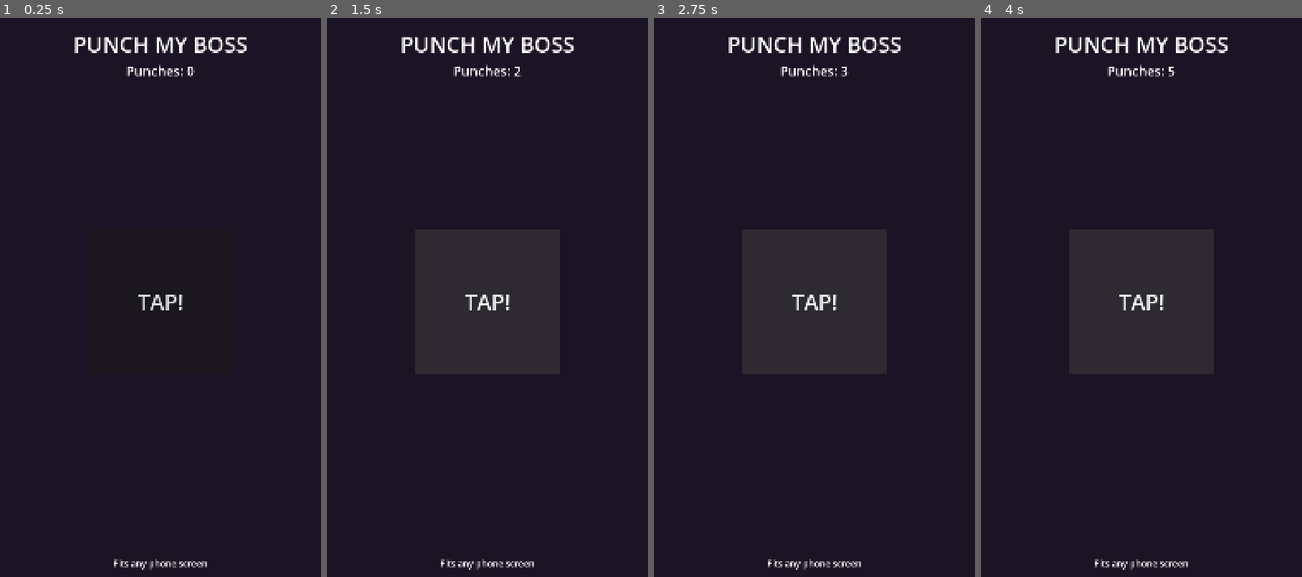
Above: before the commit, frames 1-4 (left to right).
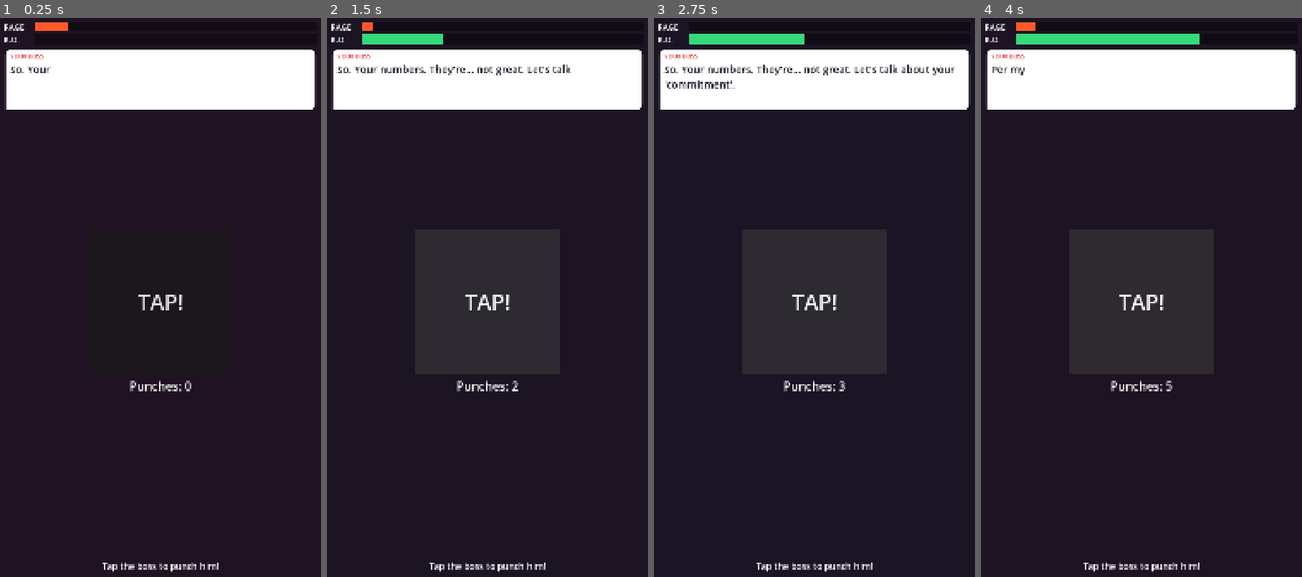
Above: after the commit, the same moments.

Repository: StaraxcreamTM/punch-my-boss-jun-14-2026
Game: Godot game, scene res://scenes/main.tscn
The game is run twice, just before and just after one commit, with the same random seed, the same clock (stepped at 60 frames per second) and the same inputs.
Inputs:
- Up to frame 1 (0.25 s): no input
- Up to frame 2 (1.5 s): click "TAP!" at 0.5 s; click "TAP!" at 1.25 s
- Up to frame 3 (2.75 s): click "TAP!" at 2 s
- Up to frame 4 (4 s): tap Enter at 2.75 s; tap Space at 3.5 s

The runs differ from the first frame. In frame 1, 12% of the frame differs, in the area x 1-99%, y 0-100%; in frame 2, 12%; in frame 3, 12%; in frame 4, 13%.

Commit message:
v0.2: add RAGE/K.O. meters, boss taunt dialogue (typewriter), procedural punch/KO sounds

Diff:
--- a/game/scenes/main.tscn
+++ b/game/scenes/main.tscn
@@ -1,6 +1,18 @@
-[gd_scene load_steps=2 format=3 uid="uid://cpmb0startscene1"]
+[gd_scene load_steps=3 format=3 uid="uid://cpmb0startscene1"]
 
 [ext_resource type="Script" path="res://scripts/main.gd" id="1_main"]
+
+[sub_resource type="StyleBoxFlat" id="bubble"]
+bg_color = Color(1, 1, 1, 1)
+border_width_left = 5
+border_width_top = 5
+border_width_right = 5
+border_width_bottom = 5
+border_color = Color(0.101961, 0.078431, 0.141176, 1)
+corner_radius_top_left = 18
+corner_radius_top_right = 18
+corner_radius_bottom_right = 18
+corner_radius_bottom_left = 4
 
 [node name="Main" type="Control"]
 layout_mode = 3
@@ -28,27 +40,96 @@
 grow_horizontal = 2
 grow_vertical = 2
 
-[node name="Title" type="Label" parent="Safe"]
+[node name="RageLabel" type="Label" parent="Safe"]
+layout_mode = 1
+offset_left = 16.0
+offset_top = 22.0
+offset_right = 110.0
+offset_bottom = 56.0
+theme_override_font_sizes/font_size = 26
+text = "RAGE"
+vertical_alignment = 1
+
+[node name="RageTrack" type="ColorRect" parent="Safe"]
 layout_mode = 1
 anchor_right = 1.0
-offset_top = 48.0
-offset_bottom = 140.0
+offset_left = 118.0
+offset_top = 24.0
+offset_right = -16.0
+offset_bottom = 54.0
 grow_horizontal = 2
-theme_override_font_sizes/font_size = 72
-text = "PUNCH MY BOSS"
-horizontal_alignment = 1
+color = Color(0, 0, 0, 0.4)
+
+[node name="RageFill" type="ColorRect" parent="Safe/RageTrack"]
+layout_mode = 1
+anchors_preset = 15
+anchor_right = 1.0
+anchor_bottom = 1.0
+grow_vertical = 2
+color = Color(1, 0.35, 0.16, 1)
+
+[node name="KoLabel" type="Label" parent="Safe"]
+layout_mode = 1
+offset_left = 16.0
+offset_top = 64.0
+offset_right = 110.0
+offset_bottom = 98.0
+theme_override_font_sizes/font_size = 26
+text = "K.O."
 vertical_alignment = 1
 
-[node name="Counter" type="Label" parent="Safe"]
+[node name="KoTrack" type="ColorRect" parent="Safe"]
 layout_mode = 1
 anchor_right = 1.0
-offset_top = 156.0
-offset_bottom = 214.0
+offset_left = 118.0
+offset_top = 66.0
+offset_right = -16.0
+offset_bottom = 96.0
 grow_horizontal = 2
-theme_override_font_sizes/font_size = 44
-text = "Punches: 0"
-horizontal_alignment = 1
-vertical_alignment = 1
+color = Color(0, 0, 0, 0.4)
+
+[node name="KoFill" type="ColorRect" parent="Safe/KoTrack"]
+layout_mode = 1
+anchors_preset = 15
+anchor_right = 1.0
+anchor_bottom = 1.0
+grow_vertical = 2
+color = Color(0.21, 0.85, 0.48, 1)
+
+[node name="Bubble" type="Panel" parent="Safe"]
+layout_mode = 1
+anchor_right = 1.0
+offset_left = 16.0
+offset_top = 112.0
+offset_right = -16.0
+offset_bottom = 320.0
+grow_horizontal = 2
+theme_override_styles/panel = SubResource("bubble")
+
+[node name="Who" type="Label" parent="Safe/Bubble"]
+layout_mode = 1
+offset_left = 20.0
+offset_top = 12.0
+offset_right = 320.0
+offset_bottom = 40.0
+theme_override_colors/font_color = Color(0.886, 0.231, 0.231, 1)
+theme_override_font_sizes/font_size = 20
+text = "YOUR BOSS"
+
+[node name="BossLine" type="Label" parent="Safe/Bubble"]
+layout_mode = 1
+anchor_right = 1.0
+anchor_bottom = 1.0
+offset_left = 20.0
+offset_top = 46.0
+offset_right = -20.0
+offset_bottom = -16.0
+grow_horizontal = 2
+grow_vertical = 2
+theme_override_colors/font_color = Color(0.101961, 0.078431, 0.141176, 1)
+theme_override_font_sizes/font_size = 34
+text = "…"
+autowrap_mode = 2
 
 [node name="Boss" type="Button" parent="Safe"]
 layout_mode = 1
@@ -65,15 +146,51 @@
 theme_override_font_sizes/font_size = 72
 text = "TAP!"
 
+[node name="Counter" type="Label" parent="Safe"]
+layout_mode = 1
+anchor_left = 0.5
+anchor_top = 0.5
+anchor_right = 0.5
+anchor_bottom = 0.5
+offset_left = -300.0
+offset_top = 252.0
+offset_right = 300.0
+offset_bottom = 312.0
+grow_horizontal = 2
+theme_override_font_sizes/font_size = 40
+text = "Punches: 0"
+horizontal_alignment = 1
+vertical_alignment = 1
+
+[node name="KoBanner" type="Label" parent="Safe"]
+modulate = Color(1, 1, 1, 0)
+layout_mode = 1
+anchor_left = 0.5
+anchor_top = 0.5
+anchor_right = 0.5
+anchor_bottom = 0.5
+offset_left = -400.0
+offset_top = -120.0
+offset_right = 400.0
+offset_bottom = 120.0
+grow_horizontal = 2
+grow_vertical = 2
+theme_override_colors/font_color = Color(1, 0.882, 0.302, 1)
+theme_override_font_sizes/font_size = 130
+text = "K.O.!"
+horizontal_alignment = 1
+vertical_alignment = 1
+
 [node name="Hint" type="Label" parent="Safe"]
 layout_mode = 1
 anchor_top = 1.0
 anchor_right = 1.0
 anchor_bottom = 1.0
-offset_top = -120.0
-offset_bottom = -48.0
+offset_top = -110.0
+offset_bottom = -40.0
 grow_horizontal = 2
+grow_vertical = 0
 theme_override_font_sizes/font_size = 30
-text = "Fits any phone screen"
+text = "Tap the boss to punch him!"
 horizontal_alignment = 1
 vertical_alignment = 1
--- a/game/scripts/main.gd
+++ b/game/scripts/main.gd
@@ -1,38 +1,145 @@
 extends Control
 
-# Punch My Boss — starter gameplay screen.
-# Sized to fit any Android phone: content scales with the screen (see project.godot
-# stretch settings) and the UI is kept inside the device "safe area" so nothing
-# hides under a notch or camera cutout.
+# Punch My Boss — v0.2 gameplay slice.
+# Ports three things from the HTML prototype:
+#   * meters   — RAGE (yours) and K.O. (the boss's)
+#   * dialogue — the boss's taunt lines, typed out in a speech bubble
+#   * sound    — procedurally generated punch + K.O. effects (no audio files)
+# Everything stays sized for any phone (see project.godot + _apply_safe_area).
 
-@onready var safe: Control = $Safe
+# --- the boss's real lines, lifted from the prototype ---
+const OPENERS := [
+	"Hey, yeah... I'm gonna need those reports. And your whole weekend. Mmkay?",
+	"So. Your numbers. They're... not great. Let's talk about your 'commitment'.",
+	"Quick one — I'm taking credit for your project in the board meeting. Cool? Cool.",
+]
+const TAUNTS := [
+	"Mmyeah, I'm gonna have to disagree with you there, champ.",
+	"Let's put a pin in your 'feelings' and circle back never.",
+	"I don't hear a team player. I hear excuses.",
+	"Have you tried just... working harder? For free?",
+	"That's a 'you' problem. Take it to HR. Oh wait, I'm HR.",
+	"Per my last email — which you clearly ignored.",
+	"We're a FAMILY here. And you're the disappointing one.",
+]
+
+@onready var rage_fill: ColorRect = $Safe/RageTrack/RageFill
+@onready var ko_fill: ColorRect = $Safe/KoTrack/KoFill
+@onready var boss_line: Label = $Safe/Bubble/BossLine
 @onready var boss: Button = $Safe/Boss
 @onready var counter: Label = $Safe/Counter
+@onready var ko_banner: Label = $Safe/KoBanner
+@onready var safe: Control = $Safe
+@onready var background: ColorRect = $Background
 
+var rage: float = 0.0
+var ko: float = 0.0
 var punches: int = 0
+
+# typewriter state
+var _type_full: String = ""
+var _type_shown: float = 0.0
+const TYPE_CPS: float = 34.0
+
+var _punch_player: AudioStreamPlayer
+var _ko_player: AudioStreamPlayer
 
 func _ready() -> void:
 	boss.resized.connect(_center_pivot)
 	_center_pivot()
-	boss.pressed.connect(_on_boss_pressed)
+	boss.pressed.connect(_on_punch)
 	_apply_safe_area()
 	get_viewport().size_changed.connect(_apply_safe_area)
 
+	# Procedural sound effects (built in code, no files needed).
+	_punch_player = AudioStreamPlayer.new()
+	_punch_player.stream = _make_punch()
+	add_child(_punch_player)
+	_ko_player = AudioStreamPlayer.new()
+	_ko_player.stream = _make_ko()
+	add_child(_ko_player)
+
+	ko_banner.modulate.a = 0.0
+	_set_rage(12.0)
+	_set_ko(0.0)
+	_say(OPENERS[randi() % OPENERS.size()])
+
+	# The boss keeps taunting you on a timer, which stokes your RAGE.
+	var taunt_timer := Timer.new()
+	taunt_timer.wait_time = 3.8
+	add_child(taunt_timer)
+	taunt_timer.timeout.connect(_next_taunt)
+	taunt_timer.start()
+
+func _process(delta: float) -> void:
+	# Typewriter reveal of the current boss line.
+	var total := float(_type_full.length())
+	if _type_shown < total:
+		_type_shown = min(total, _type_shown + TYPE_CPS * delta)
+		boss_line.text = _type_full.substr(0, int(_type_shown))
+
+func _say(text: String) -> void:
+	_type_full = text
+	_type_shown = 0.0
+	boss_line.text = ""
+
+func _next_taunt() -> void:
+	_say(TAUNTS[randi() % TAUNTS.size()])
+	_set_rage(rage + float(randi_range(6, 22)))
+
+func _on_punch() -> void:
+	punches += 1
+	counter.text = "Punches: %d" % punches
+	_punch_player.pitch_scale = randf_range(0.9, 1.15)
+	_punch_player.play()
+
+	# Squash-and-spring for a satisfying hit.
+	var tw := create_tween()
+	boss.scale = Vector2(0.86, 0.86)
+	tw.tween_property(boss, "scale", Vector2.ONE, 0.18).set_trans(Tween.TRANS_BACK).set_ease(Tween.EASE_OUT)
+
+	# Punching vents your rage and builds the boss toward a knockout.
+	_set_rage(rage - 4.0)
+	_set_ko(ko + float(randi_range(11, 17)))
+	if ko >= 100.0:
+		_knockout()
+
+func _knockout() -> void:
+	_ko_player.play()
+	_set_ko(0.0)
+	_set_rage(0.0)
+	ko_banner.text = "K.O.!"
+	ko_banner.pivot_offset = ko_banner.size / 2.0
+	ko_banner.modulate.a = 1.0
+	ko_banner.scale = Vector2(0.6, 0.6)
+	var tw := create_tween()
+	tw.tween_property(ko_banner, "scale", Vector2(1.1, 1.1), 0.25).set_trans(Tween.TRANS_BACK).set_ease(Tween.EASE_OUT)
+	tw.tween_interval(0.5)
+	tw.tween_property(ko_banner, "modulate:a", 0.0, 0.4)
+	_say("...okay. Let's not put THAT in the performance review.")
+
+# --- meters ---
+
+func _set_rage(v: float) -> void:
+	rage = clampf(v, 0.0, 100.0)
+	rage_fill.anchor_right = rage / 100.0
+	rage_fill.offset_right = 0.0
+	# The room simmers redder as you get angrier.
+	var base := Color(0.101961, 0.078431, 0.141176)
+	var hot := Color(0.28, 0.06, 0.10)
+	background.color = base.lerp(hot, rage / 100.0)
+
+func _set_ko(v: float) -> void:
+	ko = clampf(v, 0.0, 100.0)
+	ko_fill.anchor_right = ko / 100.0
+	ko_fill.offset_right = 0.0
+
+# --- layout helpers ---
+
 func _center_pivot() -> void:
-	# Scale animations should grow from the button's center, not its corner.
 	boss.pivot_offset = boss.size / 2.0
 
-func _on_boss_pressed() -> void:
-	punches += 1
-	counter.text = "Punches: %d" % punches
-	# A quick squash-and-spring so every tap feels satisfying.
-	var tween := create_tween()
-	boss.scale = Vector2(0.88, 0.88)
-	tween.tween_property(boss, "scale", Vector2.ONE, 0.18) \
-		.set_trans(Tween.TRANS_BACK).set_ease(Tween.EASE_OUT)
-
 func _apply_safe_area() -> void:
-	# Inset the UI container to the phone's usable screen region.
 	var screen := Vector2(DisplayServer.window_get_size())
 	if screen.x <= 0.0 or screen.y <= 0.0:
 		return
@@ -42,3 +149,47 @@
 	safe.offset_top = sa.position.y / screen.y * vis.y
 	safe.offset_right = -((screen.x - (sa.position.x + sa.size.x)) / screen.x * vis.x)
 	safe.offset_bottom = -((screen.y - (sa.position.y + sa.size.y)) / screen.y * vis.y)
+
+# --- procedural audio ---
+
+func _make_punch() -> AudioStreamWAV:
+	# A short, punchy thud: a fast downward pitch sweep plus a little noise.
+	var rate := 44100
+	var dur := 0.16
+	var n := int(rate * dur)
+	var data := PackedByteArray()
+	data.resize(n * 2)
+	for i in n:
+		var t := float(i) / rate
+		var env := exp(-t * 26.0)
+		var freq := lerpf(200.0, 45.0, t / dur)
+		var s := sin(TAU * freq * t) * env
+		s += (randf() * 2.0 - 1.0) * env * 0.35
+		data.encode_s16(i * 2, int(clampf(s, -1.0, 1.0) * 32767.0))
+	return _wav(data, rate)
+
+func _make_ko() -> AudioStreamWAV:
+	# A little three-note "ta-da" (C-E-G) for the knockout.
+	var rate := 44100
+	var dur := 0.5
+	var n := int(rate * dur)
+	var data := PackedByteArray()
+	data.resize(n * 2)
+	var notes := [523.25, 659.25, 783.99]
+	var seg_len := dur / float(notes.size())
+	for i in n:
+		var t := float(i) / rate
+		var seg := clampi(int(t / seg_len), 0, notes.size() - 1)
+		var lt := t - float(seg) * seg_len
+		var env := exp(-lt * 8.0)
+		var s := sin(TAU * float(notes[seg]) * t) * env * 0.6
+		data.encode_s16(i * 2, int(clampf(s, -1.0, 1.0) * 32767.0))
+	return _wav(data, rate)
+
+func _wav(data: PackedByteArray, rate: int) -> AudioStreamWAV:
+	var wav := AudioStreamWAV.new()
+	wav.format = AudioStreamWAV.FORMAT_16_BITS
+	wav.mix_rate = rate
+	wav.stereo = false
+	wav.data = data
+	return wav
